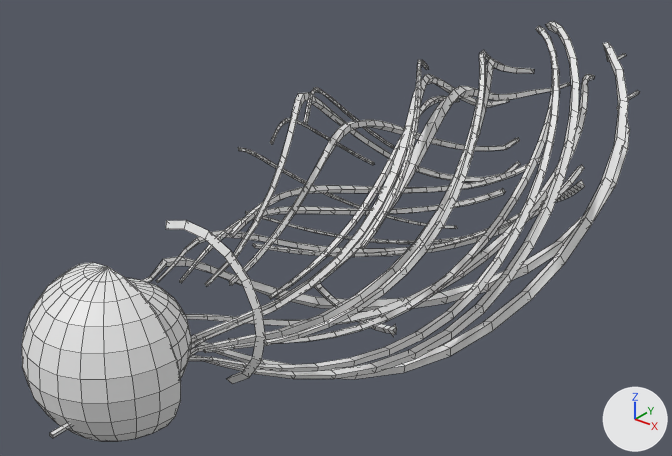
An edit to the OBJ model Assets/Models/UpperArm/bras_0003.obj, drawn before and after from the same camera.
The view is the same before and after, from a camera (50 mm lens) standing at (0.484, -0.713, 0.376) and looking at (-0.048, -0.048, -0.036). Lighting does not change. The marker at lower right points along +X, +Y and +Z. Mesh edges are drawn as thin lines. Where no turn or scale is listed for an object, it has been applied to the vertices. Vertices at the same position are counted once.

Names of what the first picture shows: 'bras_0003'.
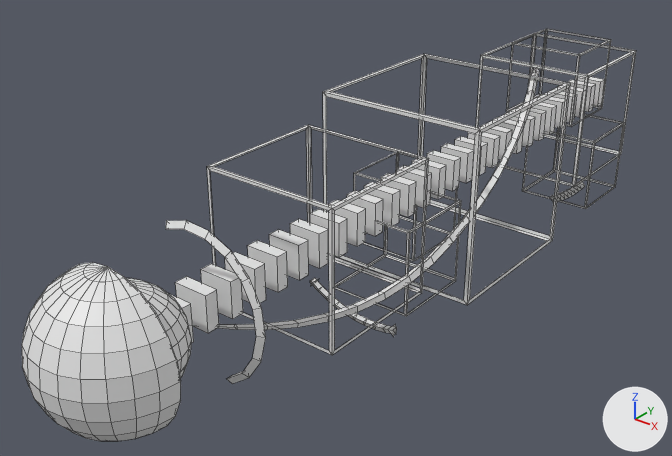
Edits to the bpy script that builds the scene:
```text
Change me_bras_0003:
    remove me_bras_0003.from_pydata(...)  # 2687 vertices, 2743 faces; spans x -0.131..0.163, y -0.437..0.461, z -0.15..0.13
    add me_bras_0003.from_pydata(...)  # 1085 vertices, 992 faces; spans x -0.148..0.091, y -0.431..0.436, z -0.144..0.091
    me_bras_0003 part 1: a new loose piece, a box spanning x -0.017..0.017, y -0.318..-0.306, z -0.017..0.017
    me_bras_0003 part 2: a new loose piece, a box spanning x -0.017..0.017, y -0.29..-0.278, z -0.017..0.017
    me_bras_0003 part 3: a new loose piece, a box spanning x -0.017..0.017, y -0.263..-0.251, z -0.017..0.017
    me_bras_0003 part 4: a new loose piece, a box spanning x -0.017..0.017, y -0.235..-0.223, z -0.017..0.017
    me_bras_0003 part 5: a new loose piece, a box spanning x -0.017..0.017, y -0.208..-0.196, z -0.017..0.017
    me_bras_0003 part 6: a new loose piece, a box spanning x -0.017..0.017, y -0.18..-0.168, z -0.017..0.017
    me_bras_0003 part 7: a new loose piece, a box spanning x -0.017..0.017, y -0.153..-0.141, z -0.017..0.017
    me_bras_0003 part 8: a new loose piece, a box spanning x -0.017..0.017, y -0.125..-0.113, z -0.017..0.017
    me_bras_0003 part 9: a new loose piece, a box spanning x -0.017..0.017, y -0.098..-0.086, z -0.017..0.017
    me_bras_0003 part 10: a new loose piece, a box spanning x -0.017..0.017, y -0.07..-0.058, z -0.017..0.017
    me_bras_0003 part 11: a new loose piece, a box spanning x -0.017..0.017, y -0.043..-0.031, z -0.017..0.017
    me_bras_0003 part 12: a new loose piece, a box spanning x -0.017..0.017, y -0.016..-0.004, z -0.017..0.017
    me_bras_0003 part 13: a new loose piece, a box spanning x -0.017..0.017, y 0.012..0.024, z -0.017..0.017
    me_bras_0003 part 14: a new loose piece, a box spanning x -0.017..0.017, y 0.039..0.051, z -0.017..0.017
    me_bras_0003 part 15: a new loose piece, a box spanning x -0.017..0.017, y 0.067..0.079, z -0.017..0.017
    me_bras_0003 part 16: a new loose piece, a box spanning x -0.017..0.017, y 0.094..0.106, z -0.017..0.017
    me_bras_0003 part 17: a new loose piece, a box spanning x -0.017..0.017, y 0.122..0.134, z -0.017..0.017
    me_bras_0003 part 18: a new loose piece, a box spanning x -0.017..0.017, y 0.149..0.161, z -0.017..0.017
    me_bras_0003 part 19: a new loose piece, a box spanning x -0.017..0.017, y 0.177..0.189, z -0.017..0.017
    me_bras_0003 part 20: a new loose piece, a box spanning x -0.017..0.017, y 0.204..0.216, z -0.017..0.017
    me_bras_0003 part 21: a new loose piece, a box spanning x -0.017..0.017, y 0.232..0.244, z -0.017..0.017
    me_bras_0003 part 22: a new loose piece, a box spanning x -0.017..0.017, y 0.259..0.271, z -0.017..0.017
    me_bras_0003 part 23: a new loose piece, a box spanning x -0.017..0.017, y 0.286..0.298, z -0.017..0.017
    me_bras_0003 part 24: a new loose piece, a box spanning x -0.017..0.017, y 0.314..0.326, z -0.017..0.017
    me_bras_0003 part 25: a new loose piece, a box spanning x -0.017..0.017, y 0.341..0.353, z -0.017..0.017
    me_bras_0003 part 26: a new loose piece, a box spanning x -0.017..0.017, y 0.369..0.381, z -0.017..0.017
    me_bras_0003 part 27: a new loose piece, a box spanning x -0.017..0.017, y 0.396..0.408, z -0.017..0.017
    me_bras_0003 part 28: a new loose piece, a box spanning x -0.017..0.017, y 0.424..0.436, z -0.017..0.017
    me_bras_0003 part 29: the loose piece of 98 vertices spanning x -0.005..0.136, y -0.353..0.256, z -0.091..0.125 is rebuilt with 98 vertices and now spans x -0.003..0.083, y -0.353..0.256, z -0.057..0.076
    me_bras_0003 part 30: a new loose piece of 32 vertices spanning x -0.033..0.058, y 0.329..0.419, z -0.12..-0.029
    me_bras_0003 part 31: a new loose piece of 32 vertices spanning x -0.037..0.054, y -0.068..0.023, z -0.093..-0.002
    me_bras_0003 part 32: a new loose piece of 32 vertices spanning x -0.063..0.028, y 0.323..0.413, z -0.015..0.076
    me_bras_0003 part 33: a new loose piece of 32 vertices spanning x -0.052..0.082, y 0.227..0.359, z -0.049..0.083
    me_bras_0003 part 34: a new loose piece of 32 vertices spanning x -0.052..0.082, y -0.216..-0.085, z -0.049..0.083
    me_bras_0003 part 35: a new loose piece of 32 vertices spanning x -0.148..-0.057, y 0.111..0.202, z -0.144..-0.053
    me_bras_0003 part 36: a new loose piece of 32 vertices spanning x -0.091..0.091, y -0.016..0.166, z -0.091..0.091
    me_bras_0003 part 37: 6 loose pieces with 588 vertices, spanning x -0.129..0.087, y -0.243..0.277, z -0.105..0.119, are deleted
    me_bras_0003 part 38: 1470 vertices removed from x -0.131..0.163, y -0.437..0.461, z -0.15..0.13
```

Pixel boxes [x1, y1, x2, y2] of what changed, in the pictures (672 x 456 px):
'bras_0003', reshaped
    before: [22, 21, 639, 441]
    after: [22, 29, 636, 441]
part 1 of me_bras_0003, added
    after: [168, 293, 194, 343]
part 2 of me_bras_0003, added
    after: [175, 276, 219, 333]
part 3 of me_bras_0003, added
    after: [201, 264, 243, 319]
part 4 of me_bras_0003, added
    after: [225, 252, 266, 303]
part 5 of me_bras_0003, added
    after: [247, 240, 288, 292]
part 6 of me_bras_0003, added
    after: [269, 229, 309, 280]
part 7 of me_bras_0003, added
    after: [290, 219, 328, 268]
part 8 of me_bras_0003, added
    after: [310, 209, 347, 257]
part 9 of me_bras_0003, added
    after: [329, 200, 366, 246]
part 10 of me_bras_0003, added
    after: [347, 191, 383, 236]
part 11 of me_bras_0003, added
    after: [364, 182, 400, 225]
part 12 of me_bras_0003, added
    after: [381, 173, 416, 217]
part 13 of me_bras_0003, added
    after: [397, 165, 432, 208]
part 14 of me_bras_0003, added
    after: [412, 158, 446, 199]
part 15 of me_bras_0003, added
    after: [427, 150, 461, 191]
part 16 of me_bras_0003, added
    after: [441, 143, 474, 183]
part 17 of me_bras_0003, added
    after: [455, 136, 487, 175]
part 18 of me_bras_0003, added
    after: [468, 132, 500, 168]
part 19 of me_bras_0003, added
    after: [485, 126, 512, 160]
part 20 of me_bras_0003, added
    after: [493, 117, 524, 154]
part 21 of me_bras_0003, added
    after: [505, 111, 535, 147]
part 22 of me_bras_0003, added
    after: [517, 106, 546, 141]
part 23 of me_bras_0003, added
    after: [531, 102, 557, 135]
part 24 of me_bras_0003, added
    after: [538, 95, 565, 129]
